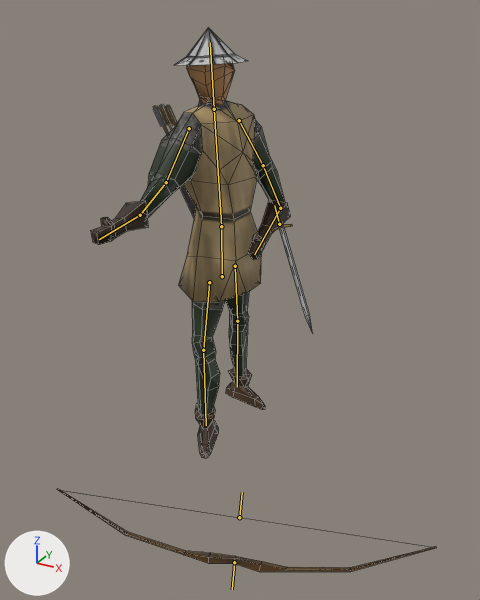
Two versions of the Blender file 3DModels/BlendFiles/archer.blend, one commit apart.
Before and after are seen from a 50 mm lens placed at (11.7, -19.9, 15.3), pointed at (2.0, -2.4, 6.5). Lighting does not change. The marker at lower left points along +X, +Y and +Z. Both versions are drawn at frame 95 of the action 'ArmatureAction'; the numbers are the values there. The bones that bend it are drawn over the model as lines. Mesh edges are drawn as thin lines.
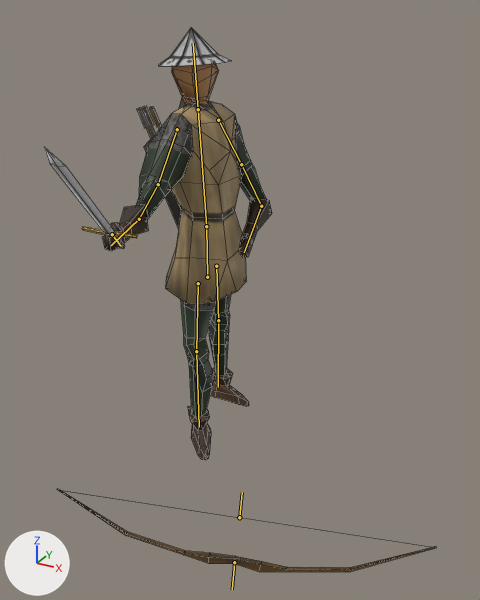
The change, as a diff of the scene's bpy script:
```diff
--- a/3DModels/BlendFiles/archer.blend.py
+++ b/3DModels/BlendFiles/archer.blend.py
@@ bone_ventre @@
 bone_ventre = bpy.data.objects['Armature'].pose.bones['Ventre']
-bone_ventre.location = (-0.01, 0.0, 0.08)
-bone_ventre.rotation_quaternion = (0.707, 0.0, 0.707, 0.0)  # degrees (0, 90, 0)
+bone_ventre.location = (-0.24, 0.0, 0.23)
+bone_ventre.rotation_quaternion = (0.643, 0.0, 0.766, 0.0)  # degrees (0, 100, 0)
@@ bone_epee @@
 bone_epee = bpy.data.objects['Armature'].pose.bones['Epee']
-bone_epee.location = (-4.79, -0.1, -0.69)
-bone_epee.rotation_quaternion = (-0.961, 0.107, -0.175, -0.185)  # degrees (-9, 22, 20)
+bone_epee.location = (-5.51, 0.72, 3.29)
+bone_epee.rotation_quaternion = (0.156, -0.591, 0.351, -0.709)  # degrees (-85, -47, -112)
```

Pixel boxes [x1, y1, x2, y2] of what changed, in the pictures (480 x 600 px):
'Plane', posed
    before: [57, 27, 437, 572]
    after: [45, 28, 437, 572]
bone 'Ventre', root to tip
    before: (222, 276) to (221, 226)
    after: (207, 277) to (206, 226)
bone 'Epee', root to tip
    before: (279, 224) to (274, 205)
    after: (112, 234) to (120, 245)
